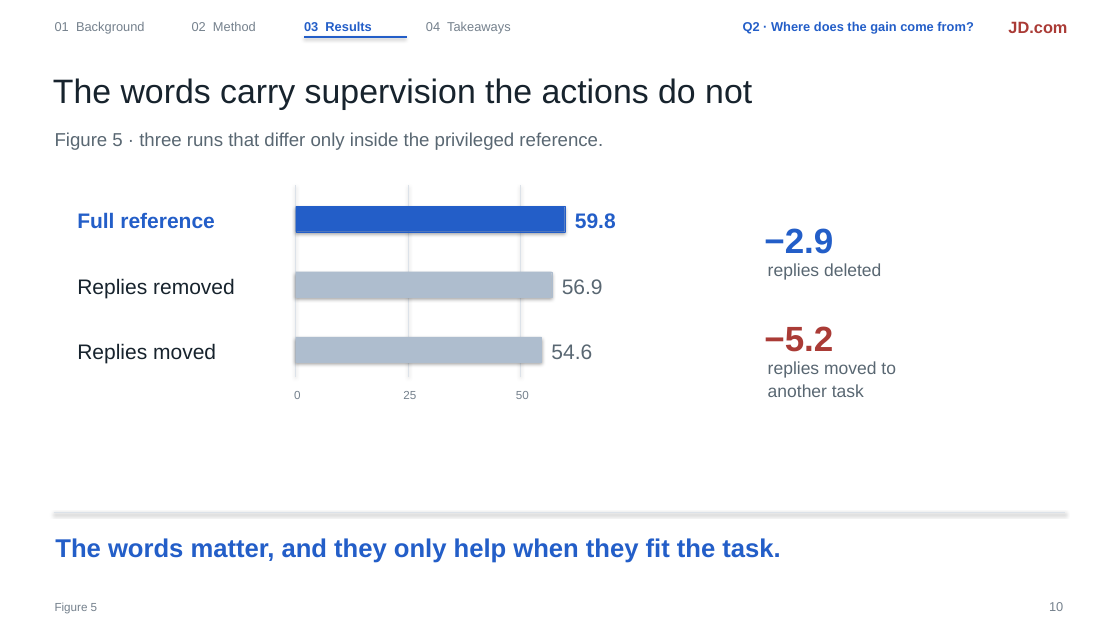
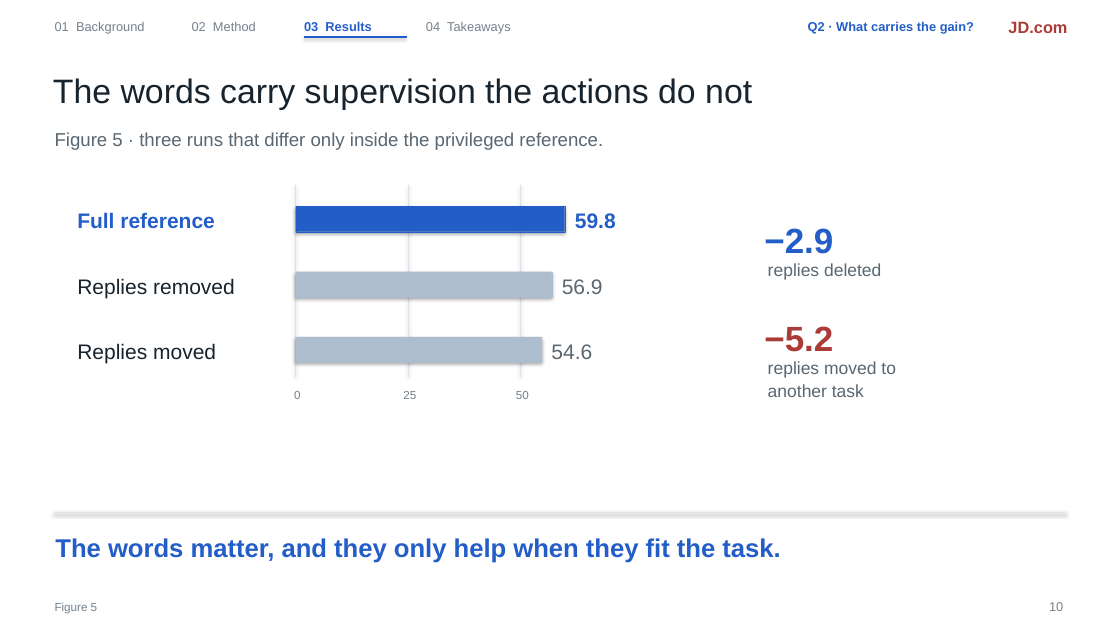
Before and after one commit to liruiluo/communicative-opsd, a slide deck: slide 10 of assets/slides/copd-slides.pptx. Drawn at 1120x630 pixels with LibreOffice and Linux fonts; fonts in the diff are those of the drawing. Boxes give left, top, right and bottom in pixels: in the first picture for what was removed or moved away, otherwise in the second. Text is boxed around its words. In the diff, an @@ line names an element or a change of style, - is before the commit and + after.

```diff
--- a/assets/slides/copd-slides.pptx
+++ b/assets/slides/copd-slides.pptx
@@ text at [808,21,974,34]: text changed @@
-Q2 · Where does the gain come from?
+Q2 · What carries the gain?
```
Also in this commit, not shown: 6 other slides changed, 2 other files.
